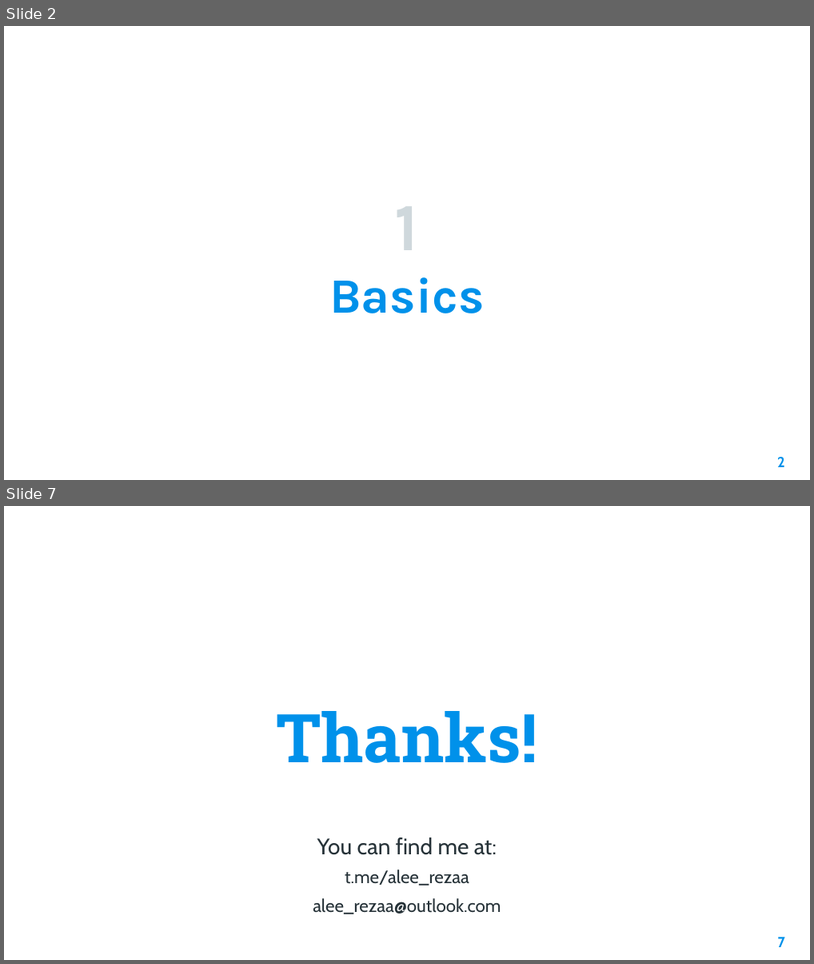
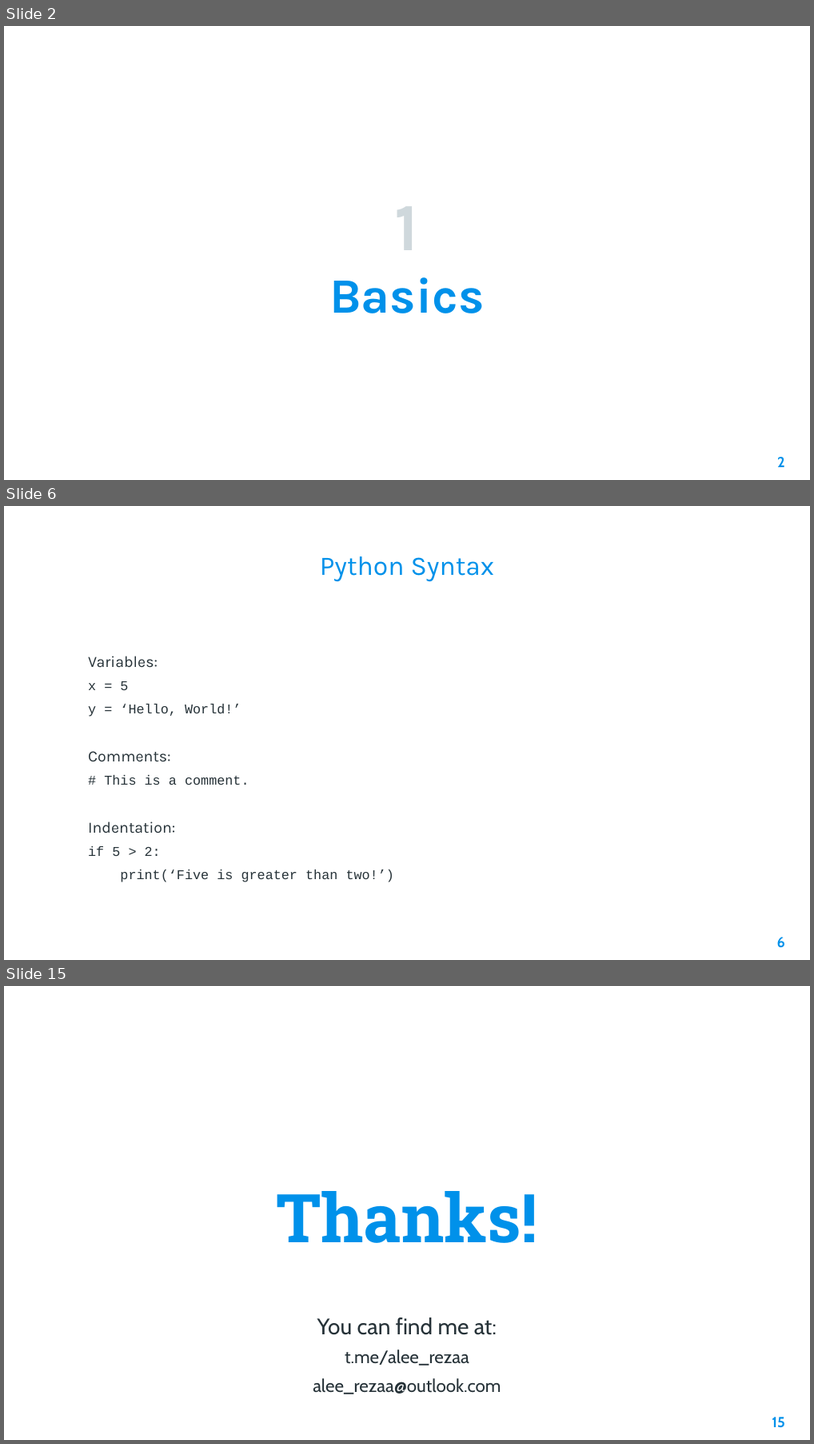
Before and after one commit to AleeRezaa/learn-python, a slide deck: Python.pptx. Shown one above the other, each under a label of ours: slides 2 and 7 before the commit, slides 2, 6 and 15 after it; the slides between them are not shown. The pictures are 814x964 and 814x1444 pixels, drawn with LibreOffice and Linux fonts; fonts in the diff are those of the drawing; background and template pictures are left out. Boxes give left, top, right and bottom in pixels: in the first picture for what was removed or moved away, otherwise in the second. Text is boxed around its words. In the diff, an @@ line names an element or a change of style, - is before the commit and + after.

Commit message:
add python basics

```diff
--- a/Python.pptx
+++ b/Python.pptx
@@ slide 6 added at [4, 506, 810, 960], background picture (left out) @@
@@ title added at [320, 556, 495, 581], 24 pt, text #0091EA @@
+Python Syntax
@@ text added at [88, 656, 394, 882], 12 pt, text #263238 @@
+Variables:
+x = 5
+y = ‘Hello, World!’
+Comments:
+# This is a comment.
+Indentation:
+if 5 > 2:
+print(‘Five is greater than two!’)
@@ page number added at [778, 936, 786, 948], 13 pt, text #0091EA, bold @@
+6
@@ what was slide 7 is now slide 15 @@
@@ page number at [772, 1416, 785, 1428]: text changed @@
-7
+15
```
Also in this commit, not shown: 4 slides changed, 7 other slides added.
